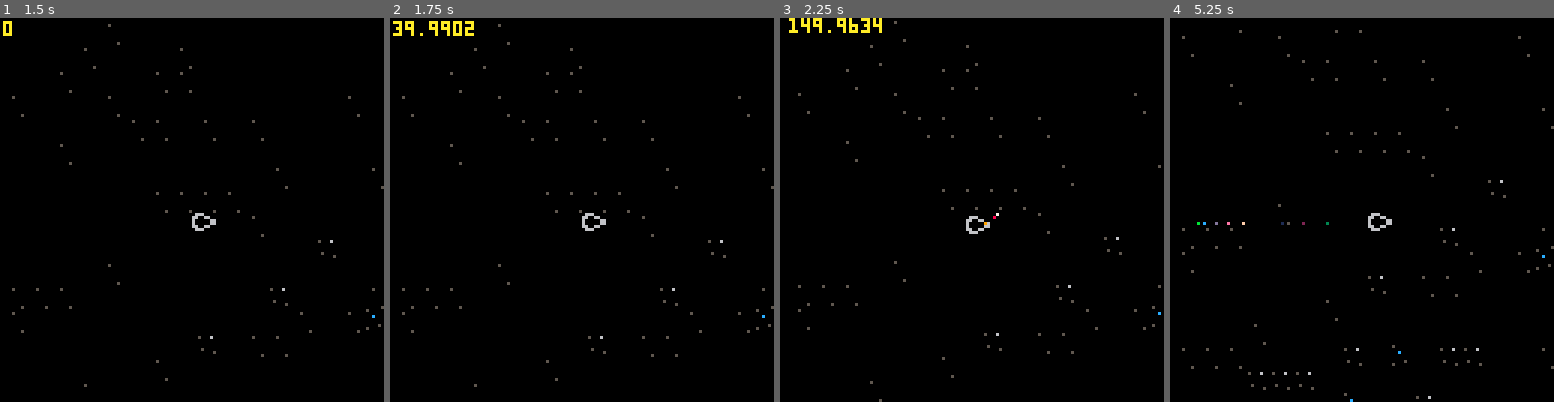
Above: before the commit, frames 1-4 (left to right).
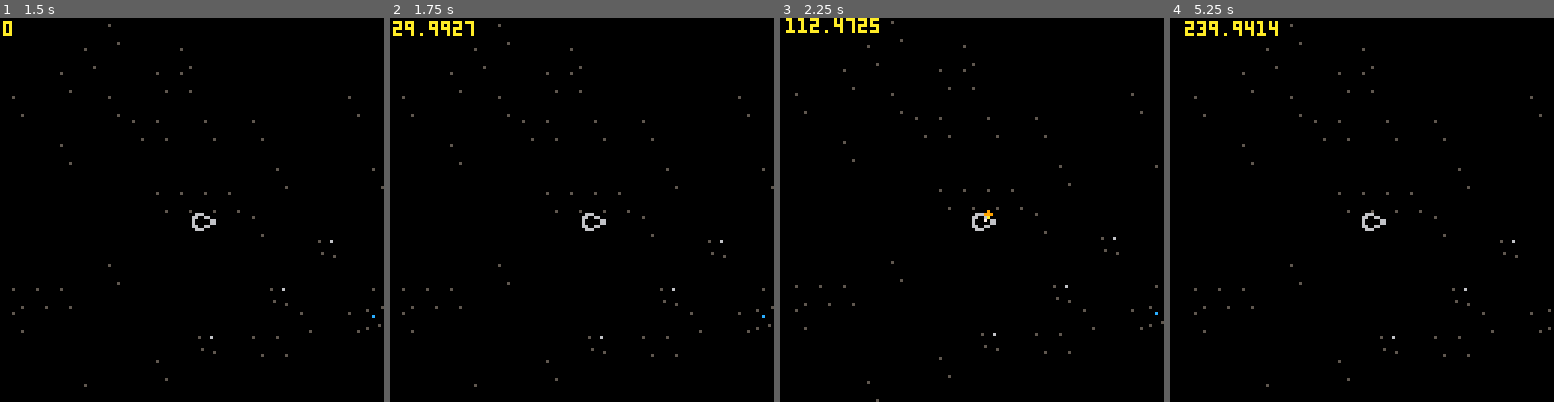
Above: after the commit, the same moments.

Repository: Severin-Kavlakov/ProjectEvren
Game: PICO-8 cartridge ProjectEvren.p8
Same seed, same stepped clock (60 frames per second), same inputs: the game is played once before the commit and once after it.
Inputs:
- Up to frame 1 (1.5 s): no input
- Up to frame 2 (1.75 s): hold Right from 1.6 s (still down)
- Up to frame 3 (2.25 s): release Right at 2.1 s; hold Up from 2.15 s (still down)
- Up to frame 4 (5.25 s): release Up at 2.42 s; hold Right 2.47-3.03 s; hold Left 3.08-3.58 s; hold Right 4.02-4.68 s; hold Up 4.73-5.03 s; hold Left from 5.08 s (still down)

Frame 1 is identical in both runs. In frame 2, less than 0.1% of the frame differs, in the area x 0-22%, y 1-5%; in frame 3, 1.7%; in frame 4, 1.8%, in the area x 3-100%, y 0-100%.

Commit message:
0.3.3 circular trail parts, slower ship rotation

Diff:
--- a/ProjectEvren.p8
+++ b/ProjectEvren.p8
@@ -13,6 +13,7 @@
 
 function _update()
 	p_update()
+	camera(p.x-64, p.y-64)
 	t_update()
 
 
@@ -34,7 +35,7 @@
 		angle_deg= 0,
 		angle = 0/360,
 
-		angle_speed =	10/360,
+		angle_speed =	7.5/360,
 
 		speed=0,
 
@@ -43,22 +44,19 @@
 		dx=0,
 		dy=0,
 
-		thrust = 0.9,
+		thrust = 0.3,
 		friction = 0.85
 	}
 end
 
 
 function p_update()
-
-	camera(p.x-64, p.y-64)
 
 	if btn(⬆️) then
 		p.dx += cos(p.angle) * p.thrust
 		p.dy += sin(p.angle) * p.thrust
 	end
 
-
 	if btn(⬅️) then
 		p.angle -= p.angle_speed
 	end
@@ -134,14 +131,7 @@
 
 function t_init()
 	trail = {}
-
-	add(trail, {
-				x=p.x,
-				y=p.y,
-				l=2,
-				c=10
-	})
-
+	colors = {7,10,9,5}
 end
 
 
@@ -149,58 +139,59 @@
 
 	if btn(⬆️) then
 		add(trail, {
-				x=p.x+4,
-				y=p.y+4,
-				l=30,
-				c=10
-			})
-	end
-
-
-	--leave a trace
-	--by inverting ship speed
+			x=p.x+4,
+			y=p.y+4,
+			l=4,
+			c=0,
+			r=0
+		})
+	end
+
 	for part in all(trail) do
+		part.l-=1/ 1--increase to increase n of trail
+
+		part.r+=rnd(1)
+		if (part.r>2) part.r=2
+
+		part.c+=1
+		if (part.c>4) part.c=4
+
+		--leave a trace
+		--by inverting ship speed
 		if btn(⬆️) then
 			part.x -= p.dx
 			part.y += p.dy
 		end
-	end
-
-
-	for part in all(trail) do
-		part.l-=1
-		part.c-=1
 
 		if part.l < 0	then
 				del(trail, part)
 		end
 	end
-
 end
 
 function t_draw()
 	for part in all(trail) do
-		pset(part.x, part.y, part.c)
+		circfill(part.x, part.y, part.r, colors[part.c])
 	end
 
 end
 __gfx__
-00000000000000000000000005000000050000000000000000000000000000000000000000000000000000000000000000000000000000000000000000000000
-00000000066600000500060000000000000000000005000000000000000000000000000000000000000000000000000000000000000000000000000000000000
-007007006600660000000000000c0000000000050000000000000000000000000000000000000000000000000000000000000000000000000000000000000000
-00077000600000660000000000000000000000000000000000000000000000000000000000000000000000000000000000000000000000000000000000000000
-00077000600000660000000000000000000005000000000000000000000000000000000000000000000000000000000000000000000000000000000000000000
-00700700660066000050000000000500007000000000000000000000000000000000000000000000000000000000000000000000000000000000000000000000
-00000000066600000000005005000000000000000000000000000000000000000000000000000000000000000000000000000000000000000000000000000000
-00000000000000000000000000000000000000000000005000000000000000000000000000000000000000000000000000000000000000000000000000000000
-00000000000000000000000000000000000000000000000000000000000000000000000000000000000000000000000000000000000000000000000000000000
-00000000000000000000000000000000000000000000000000000000000000000000000000000000000000000000000000000000000000000000000000000000
-00000000000000000000000000000000000000000000000000000000000000000000000000000000000000000000000000000000000000000000000000000000
-00000000000000000000000000000000000000000000000000000000000000000000000000000000000000000000000000000000000000000000000000000000
-00000000000000000000000000000000000000000000000000000000000000000000000000000000000000000000000000000000000000000000000000000000
-00000000000000000000000000000000000000000000000000000000000000000000000000000000000000000000000000000000000000000000000000000000
-00000000000000000000000000000000000000000000000000000000000000000000000000000000000000000000000000000000000000000000000000000000
-00000000000000000000000000000000000000000000000000000000000000000000000000000000000000000000000000000000000000000000000000000000
+000000000000000000000000050000000500000000000000000000000088880000000aaaaaa00000000000000000000000000000000000000000000000000000
+0000000006660000050006000000000000000000000500000000000008899880000aaaaaaaaaa000000000000000000000000000000000000000000000000000
+007007006600660000000000000c00000000000500000000000000008899998800aaaaaaaaaaaa00000000000000000000000000000000000000000000000000
+00077000600000660000000000000000000000000000000000000000899aa9980aaaaaaaaaaaaaa0000000000000000000000000000000000000000000000000
+00077000600000660000000000000000000005000000000000000000899aa9980aaaaaaaaaaaaaa0000000000000000000000000000000000000000000000000
+0070070066006600005000000000050000700000000000000000000088999988aaaaaaa99aaaaaaa000000000000000000000000000000000000000000000000
+0000000006660000000000500500000000000000000000000000000008899880aaaaaa9999aaaaaa000000000000000000000000000000000000000000000000
+0000000000000000000000000000000000000000000000500000000000888800aaaaa999999aaaaa000000000000000000000000000000000000000000000000
+0000000000000000000000000000000000000000000000000000000000000000aaaaa999999aaaaa000000000000000000000000000000000000000000000000
+0000000000000000000000000000000000000000000000000000000000000000aaaaaa9999aaaaaa000000000000000000000000000000000000000000000000
+0000000000000000000000000000000000000000000000000000000000000000aaaaaaa99aaaaaaa000000000000000000000000000000000000000000000000
+00000000000000000000000000000000000000000000000000000000000000000aaaaaaaaaaaaaa0000000000000000000000000000000000000000000000000
+00000000000000000000000000000000000000000000000000000000000000000aaaaaaaaaaaaaa0000000000000000000000000000000000000000000000000
+000000000000000000000000000000000000000000000000000000000000000000aaaaaaaaaaaa00000000000000000000000000000000000000000000000000
+0000000000000000000000000000000000000000000000000000000000000000000aaaaaaaaaa000000000000000000000000000000000000000000000000000
+000000000000000000000000000000000000000000000000000000000000000000000aaaaaa00000000000000000000000000000000000000000000000000000
 00000000000000000000000000000000000000000000000000000000000000000000000000000000000000000000000000000000000000000000000000000000
 00000000000000000000000000000000000000000000000000000000000000000000000000000000000000000000000000000000000000000000000000000000
 00000000000000000000000000000000000000000000000000000000000000000000000000000000000000000000000000000000000000000000000000000000
@@ -264,6 +255,9 @@
 00000000200000200000000000000000000000000000000000000000000000000000000000000000000000000000000000000000000000000000000000000000
 00000000000000000000000000000000000000000000000000000000000000000000000000000000000000000000000000000000000000000000000000000000
 00002000000000000000000000000000000000000000000000000000000000000000000000000000000000000000000000000000000000000000000000000000
+__gff__
+0000808080800001040400000000000000000000000000020404000000000000000000000000000000000000000000000000000000000000000000000000000000000000000000000000000000000000000000000000000000000000000000000000000000000000000000000000000000000000000000000000000000000000
+0000000000000000000000000000000000000000000000000000000000000000000000000000000000000000000000000000000000000000000000000000000000000000000000000000000000000000000000000000000000000000000000000000000000000000000000000000000000000000000000000000000000000000
 __map__
 0000000005000000000000000000000000000000000000000000000000000000000000000000000000050000000000000000000000000000000000000000000000000000000000000000000000000000000000000000000000000000000000000000000000000000000000000000000000000000000000000000000000000000
 0000000500000005000000000000000000000000000000050000000000000005000000000000000000000000000000000500000000000000000000000000000000000000000000000000000000000000000000000000000000000000000000000000000000000000000000000000000000000000000000000000000000000000
